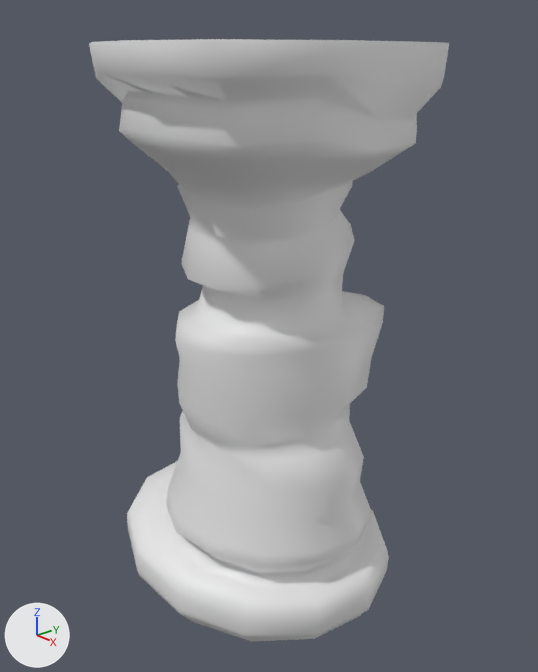
An edit to the Blender file Blender/Environment/Pillars.blend, drawn before and after from the same camera.
The view is the same before and after, from a 50 mm camera at (2.93, -2.5, 3.0) aimed at (-0.07, 0.09, 1.49). Arrows for +X, +Y and +Z are at lower left; the lights stay in place.
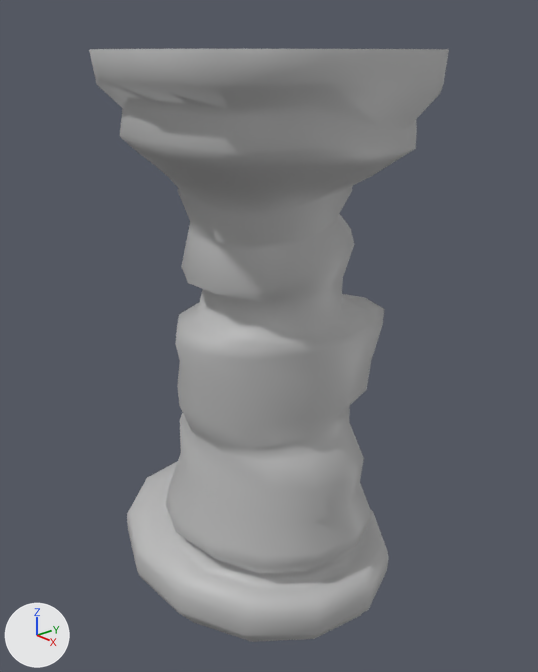
Changed parts and their boxes (x1, y1, x2, y2) in the pictures (538 x 672 px):
'Cylinder', recoloured, rescaled
    before: (89, 39, 449, 642)
    after: (89, 49, 449, 642)

The change, as a list of edits to the scene's bpy script:
```text
Add mat_untitled:
    mat_untitled = principled_material('Untitled')
    mat_untitled.base_color = (0.5, 0.5, 0.5)  # grey #bcbcbc
Change me_cylinder:
    where me_cylinder.from_pydata(...)  # 470 vertices, 468 faces; spans x -2.13..1.71, y -1.81..2.08, z 0.01..2.03
    add me_cylinder.materials.append(mat_untitled)  # grey #bcbcbc
Change ob_cylinder:
    ob_cylinder.scale: (0.504, 0.507, 1.5) -> (0.504, 0.507, 1.49)
```
